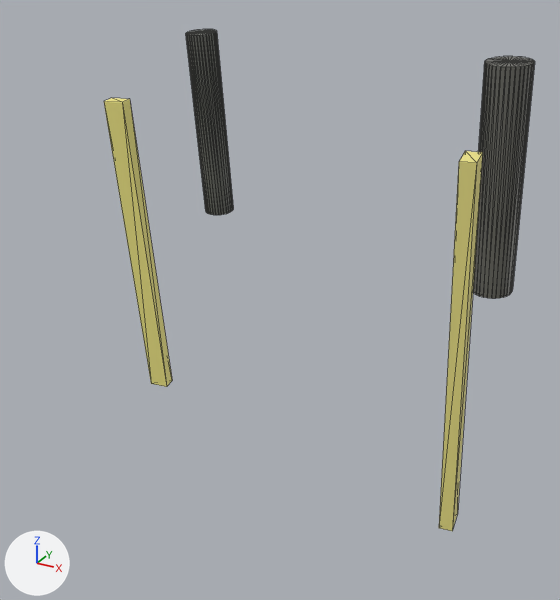
One commit to the glTF model workcell-photo-direct/posts.glb: the scene before it, then after it.
Rendered twice from a camera (50 mm lens) standing at (2.68, -7.94, 2.65) and looking at (0.23, -3.5, 0.43). Lighting does not change. The marker at lower left points along +X, +Y and +Z. The older version comes first. Mesh edges are drawn as thin lines.

Before the edit, the objects in view are built like this:
```python
me_box_1 = bpy.data.meshes.new('box-1')
me_box_1.from_pydata(...)  # 8 vertices, 12 faces; spans x 1.55..1.68, y -3.98..-3.52, z -0.91..1.7
me_box_1.materials.append(mat_defaultmaterial)
me_box_2 = bpy.data.meshes.new('box-2')
me_box_2.from_pydata(...)  # 8 vertices, 12 faces; spans x -1.36..-1.17, y -3.36..-2.97, z -0.89..1.68
me_box_2.materials.append(mat_defaultmaterial_001)
me_cylinder_1 = bpy.data.meshes.new('cylinder-1')
me_cylinder_1.from_pydata(...)  # 66 vertices, 128 faces; spans x -0.991..-0.742, y -2.854..-2.461, z 0.675..2.149
me_cylinder_1.materials.append(mat_defaultmaterial_002)
me_cylinder_2 = bpy.data.meshes.new('cylinder-2')
me_cylinder_2.from_pydata(...)  # 66 vertices, 128 faces; spans x 1.463..1.75, y -3.397..-2.966, z 0.636..2.127
me_cylinder_2.materials.append(mat_defaultmaterial_003)
ob_box_1 = bpy.data.objects.new('box-1', me_box_1)
ob_box_1.location = (0.0, 0.0, 0.0)
ob_box_2 = bpy.data.objects.new('box-2', me_box_2)
ob_box_2.location = (0.0, 0.0, 0.0)
ob_cylinder_1 = bpy.data.objects.new('cylinder-1', me_cylinder_1)
ob_cylinder_1.location = (0.0, 0.0, 0.0)
ob_cylinder_2 = bpy.data.objects.new('cylinder-2', me_cylinder_2)
ob_cylinder_2.location = (0.0, 0.0, 0.0)
```
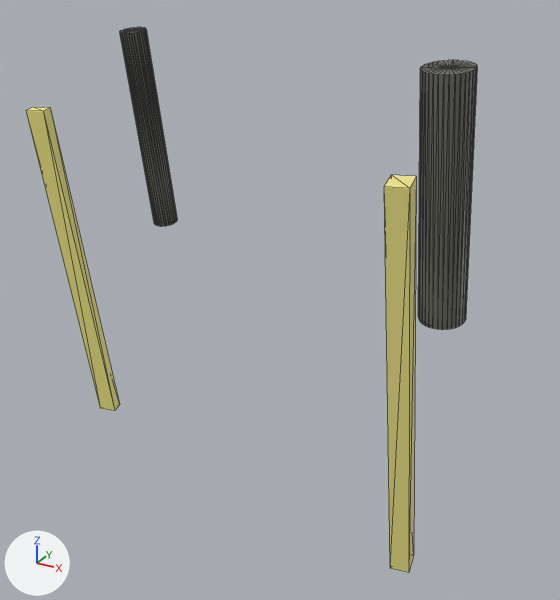
Location of each change, [x1, y1, x2, y2] in pixels of the pictures (560 x 600 px):
'cylinder-2', reshaped (12% taller)
    before: [473, 56, 535, 298]
    after: [418, 60, 477, 330]
'box-1', reshaped (27% narrower)
    before: [439, 151, 483, 531]
    after: [384, 175, 416, 572]
'box-2', reshaped (38% wider)
    before: [104, 98, 172, 387]
    after: [26, 107, 120, 411]
'cylinder-1', reshaped (21% wider, 6% taller)
    before: [186, 29, 233, 215]
    after: [120, 28, 177, 226]

Edits to the bpy script that builds the scene:
```text
Change me_box_1:
    used by ob_box_1; location = (0.0, 0.0, 0.0)
    remove me_box_1.from_pydata(...)  # 8 vertices, 12 faces; spans x 1.55..1.68, y -3.98..-3.52, z -0.91..1.7
    add me_box_1.from_pydata(...)  # 8 vertices, 12 faces; spans x 1.35..1.54, y -4.54..-4.0, z -0.96..1.68
    me_box_1 part 1
    me_box_1.vertices[0].co: (1.64, -3.79, 1.7) -> (1.47, -4.38, 1.68)  # pixel (482, 152) -> pixel (416, 176)
    me_box_1.vertices[1].co: (1.66, -3.97, 1.68) -> (1.5, -4.53, 1.66)  # pixel (476, 162) -> pixel (409, 188)
    me_box_1.vertices[2].co: (1.66, -3.52, -0.89) -> (1.51, -4.0, -0.94)  # pixel (457, 513) -> pixel (413, 555)
    me_box_1.vertices[3].co: (1.68, -3.69, -0.91) -> (1.54, -4.15, -0.96)  # pixel (452, 531) -> pixel (408, 572)
    me_box_1.vertices[4].co: (1.55, -3.8, 1.7) -> (1.35, -4.4, 1.68)  # pixel (465, 150) -> pixel (391, 174)
    me_box_1.vertices[5].co: (1.56, -3.98, 1.68) -> (1.37, -4.54, 1.66)  # pixel (458, 161) -> pixel (383, 186)
    me_box_1.vertices[6].co: (1.57, -3.52, -0.89) -> (1.39, -4.02, -0.94)
    me_box_1.vertices[7].co: (1.58, -3.7, -0.91) -> (1.41, -4.17, -0.96)  # pixel (438, 528) -> pixel (389, 568)
Change me_box_2:
    used by ob_box_2; location = (0.0, 0.0, 0.0)
    remove me_box_2.from_pydata(...)  # 8 vertices, 12 faces; spans x -1.36..-1.17, y -3.36..-2.97, z -0.89..1.68
    add me_box_2.from_pydata(...)  # 8 vertices, 12 faces; spans x -1.62..-1.41, y -3.91..-3.42, z -0.98..1.68
    me_box_2 part 2
    me_box_2.vertices[0].co: (-1.2, -3.24, 1.68) -> (-1.47, -3.8, 1.68)  # pixel (129, 98) -> pixel (50, 107)
    me_box_2.vertices[1].co: (-1.19, -3.35, 1.67) -> (-1.46, -3.88, 1.67)  # pixel (122, 102) -> pixel (43, 111)
    me_box_2.vertices[2].co: (-1.18, -2.97, -0.88) -> (-1.43, -3.42, -0.97)  # pixel (172, 380) -> pixel (119, 404)
    me_box_2.vertices[3].co: (-1.17, -3.07, -0.89) -> (-1.41, -3.51, -0.98)  # pixel (166, 386) -> pixel (114, 410)
    me_box_2.vertices[4].co: (-1.36, -3.26, 1.68) -> (-1.62, -3.82, 1.67)  # pixel (111, 97) -> pixel (32, 107)
    me_box_2.vertices[5].co: (-1.35, -3.36, 1.67) -> (-1.6, -3.91, 1.66)  # pixel (103, 101) -> pixel (25, 110)
    me_box_2.vertices[6].co: (-1.34, -2.99, -0.88) -> (-1.57, -3.44, -0.97)
    me_box_2.vertices[7].co: (-1.33, -3.09, -0.89) -> (-1.56, -3.53, -0.98)  # pixel (151, 383) -> pixel (100, 408)
Change me_cylinder_1:
    used by ob_cylinder_1; location = (0.0, 0.0, 0.0)
    remove me_cylinder_1.from_pydata(...)  # 66 vertices, 128 faces; spans x -0.991..-0.742, y -2.854..-2.461, z 0.675..2.149
    add me_cylinder_1.from_pydata(...)  # 66 vertices, 128 faces; spans x -1.186..-0.972, y -3.375..-2.973, z 0.676..2.193
    me_cylinder_1 part 3: the whole mesh is multiplied about its middle by the matrix ((0.797, -0.027, -0.013), (0.027, 0.8, -0.061), (0.008, 0.003, 1.028)), then moved by (-0.213, -0.517, 0.023)
Change me_cylinder_2:
    used by ob_cylinder_2; location = (0.0, 0.0, 0.0)
    remove me_cylinder_2.from_pydata(...)  # 66 vertices, 128 faces; spans x 1.463..1.75, y -3.397..-2.966, z 0.636..2.127
    add me_cylinder_2.from_pydata(...)  # 66 vertices, 128 faces; spans x 1.312..1.618, y -4.072..-3.58, z 0.642..2.164
    me_cylinder_2 part 4: the whole mesh is multiplied about its middle by the matrix ((1.027, -0.035, -0.012), (0.035, 1.026, -0.035), (0.013, 0.036, 1.018)), then moved by (-0.142, -0.645, 0.022)
```
